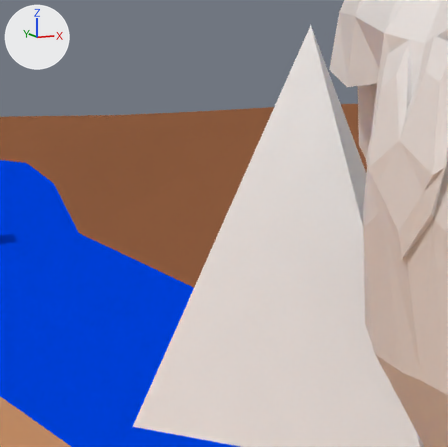
Renders of the Blender file game/level_1.blend from each side of a commit.
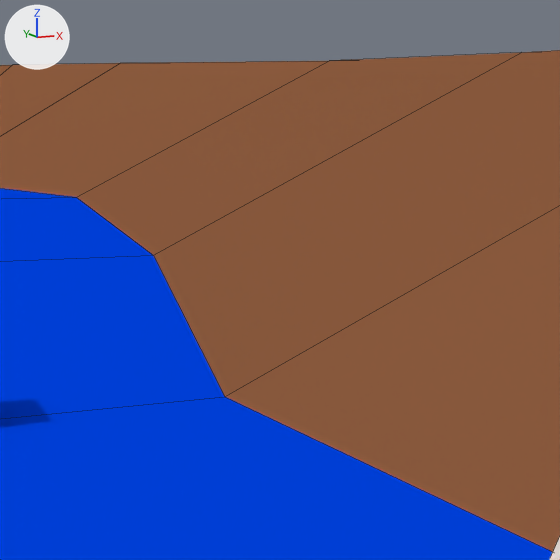
Each version is shown from a 50 mm camera at (-3.379, -81.157, 6.142) aimed at (-1.941, -78.084, 5.585), then close up on the part from 0% to 44% of the width and 21% to 65% of the height. The axes (+X, +Y, +Z) are drawn at upper left. The lights are the same throughout. The close-ups show mesh edges as thin lines.

Objects in the first close-up: 'east river bank', 'river'.
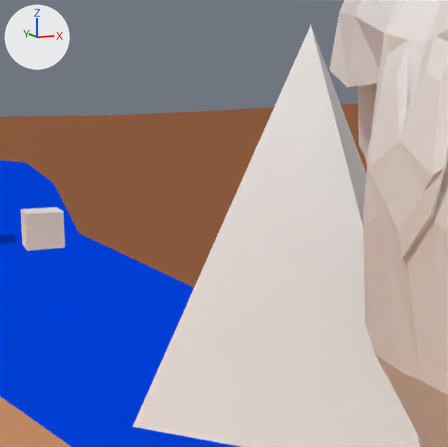
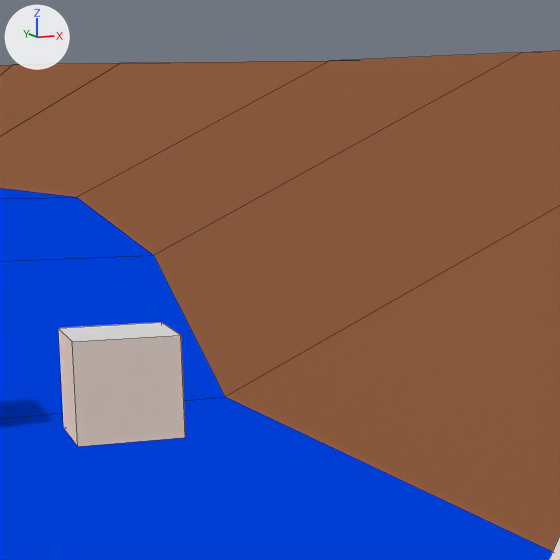
Commit message: add dynamite

Edits to the bpy script that builds the scene:
```text
Add me_cube_004:
    me_cube_004.from_pydata(...)  # a box spanning x -0.1..0.1, y -0.1..0.1, z -0.1..0.1
Add ob_dynamite:
    ob_dynamite = bpy.data.objects.new('dynamite', me_cube_004)
    ob_dynamite.location = (-2.851, -77.663, 5.56)
```

Pixel boxes [x1, y1, x2, y2] of what changed, in the close-ups (560 x 560 px):
'dynamite', added
    after: [58, 322, 185, 447]
